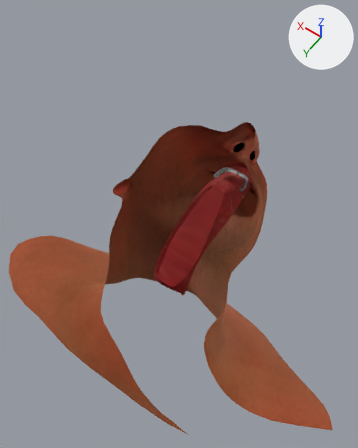
The glTF model public/human.glb: old version first, new version second.
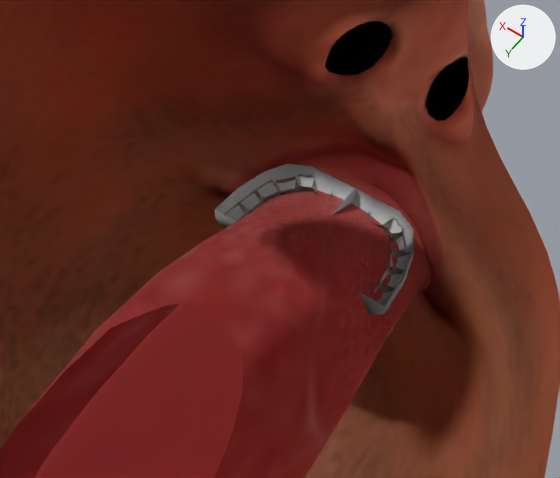
Each version appears first whole from a camera (50 mm lens) standing at (-0.31, 0.398, 3.845) and looking at (0.047, -0.102, 3.059), and next in a close-up from a camera (50 mm lens) standing at (-0.084, -0.077, 3.326) and looking at (0.012, -0.212, 3.114). Every picture has the same lights, and +X, +Y and +Z are marked at upper right. The last two pictures show the newer version. Everything nearer to the camera than a plane just in front of the edit is cut away. Where no turn or scale is listed for an object, it has been applied to the vertices.

The first close-up shows 'Head', 'Jaw_Upper', 'Teeth_Upper'.
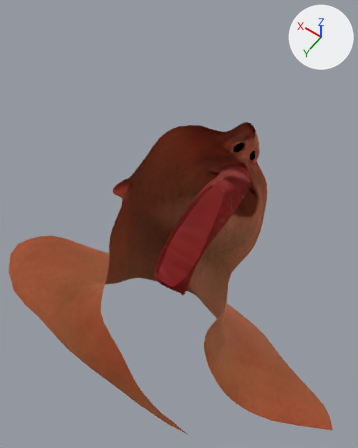
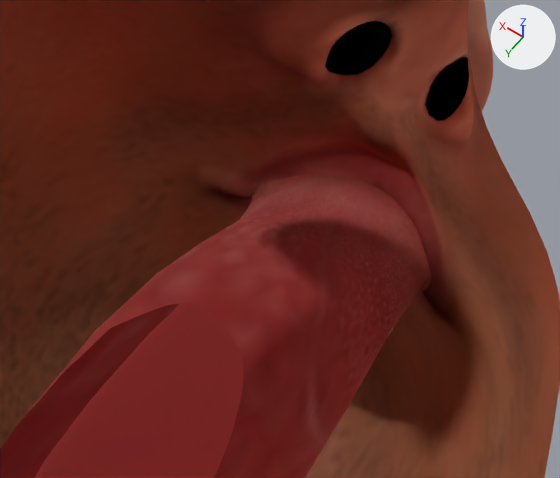
Boxes [x1, y1, x2, y2] around the edits, measured in the close-ups (560 x 478 px):
'Jaw_Upper', deleted: before [215, 164, 414, 315]
'Teeth_Upper', deleted: before [224, 174, 409, 315]

Patch to the scene script:
```diff
--- a/public/human.glb.py
+++ b/public/human.glb.py
@@ ob_jaw_upper @@
-ob_jaw_upper = bpy.data.objects.new('Jaw_Upper', me_cube_001)
-ob_jaw_upper.location = (0.0, 0.0, 0.0)
@@ ob_teeth_upper @@
-ob_teeth_upper = bpy.data.objects.new('Teeth_Upper', me_cube_002)
-ob_teeth_upper.location = (0.0, 0.0, 0.0)
```
